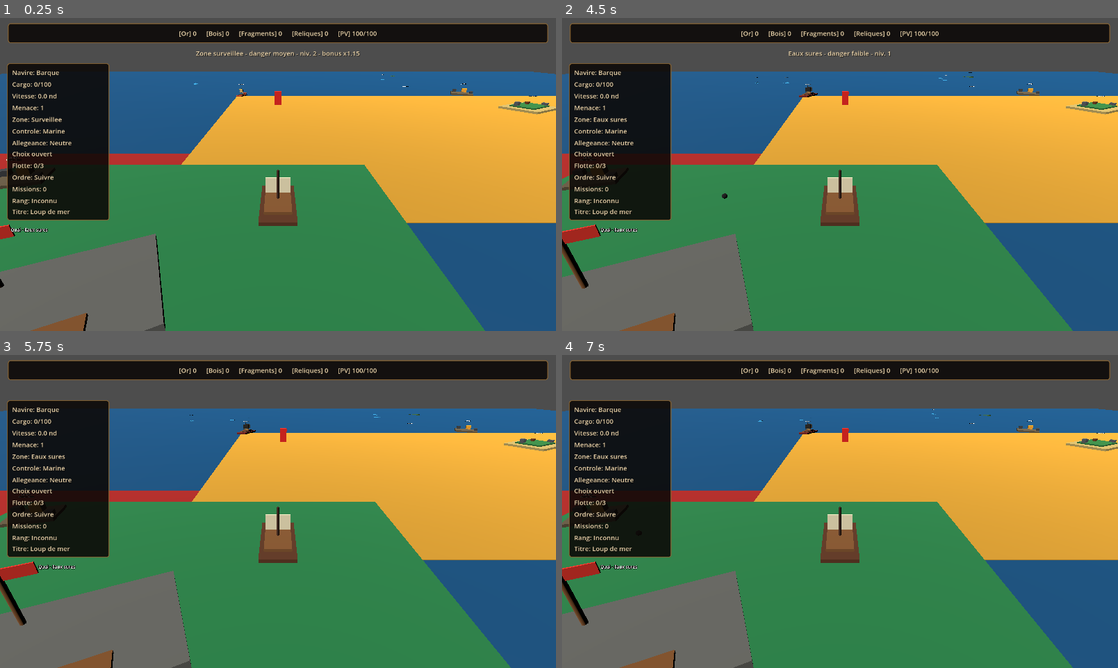
Above: before the commit, frames 1-4 (two rows, left to right).
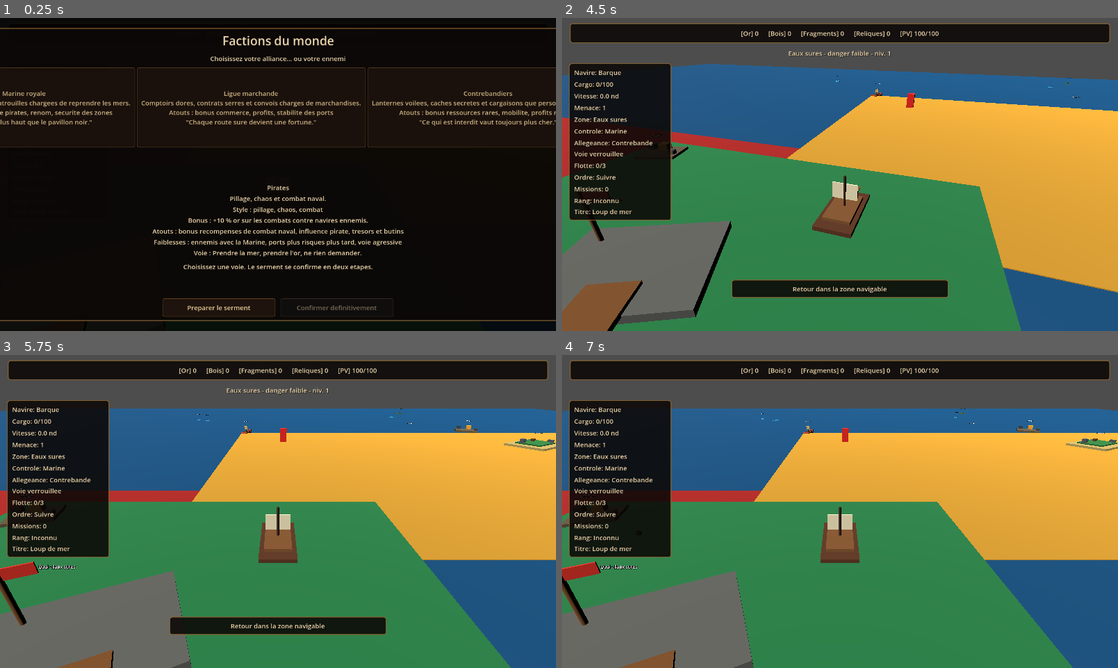
Above: after the commit, the same moments.

Repository: blou132/jeux-pirate
Game: Godot game, scene res://scenes/world/World.tscn
Two runs of this game, one before a commit and one after it. Both use one fixed random seed, a clock stepped at 60 frames per second and the inputs below.
Inputs (mouse positions are in pixels of both pictures, inside the frame that each line leads up to):
- Up to frame 1 (0.25 s): no input
- Up to frame 2 (4.5 s): click (584, 108) at 0.5 s, where only the run after the commit has a clickable "Marine royale Uniformes, disc…"; click (812, 108) at 1.25 s, where only the run after the commit has a clickable "Ligue marchande Comptoirs dor…"; click (1051, 108) at 2 s, where only the run after the commit has a clickable "Contrebandiers Lanternes voil…"; tap Enter at 2.75 s; move the mouse to (962, 158) at 2.77 s; hold D 2.78-3.5 s; tap R at 2.85 s; click (962, 158) at 2.92 s; click (778, 305) at 3.5 s, where only the run after the commit has a clickable "Preparer le serment"; click (901, 305) at 4.25 s, where only the run after the commit has a clickable "Confirmer definitivement"
- Up to frame 3 (5.75 s): drag from (166, 527) to (250, 574) at 5.02 s
- Up to frame 4 (7 s): move the mouse to (895, 442) at 5.77 s; hold D 5.78-6.5 s; hold Q 5.78-6.5 s; tap Space at 6.5 s; drag from (812, 574) to (673, 464) at 6.52 s

The runs differ from the first frame. In frame 1, 88% of the frame differs, in the area x 0-100%, y 0-100%; in frame 2, 23%; in frame 3, 2.7%; in frame 4, 0.2%.

Commit message:
feat: require faction choice before gameplay

Diff:
--- a/scenes/world/World.tscn
+++ b/scenes/world/World.tscn
@@ -18,6 +18,7 @@
 [ext_resource type="Script" path="res://scripts/world/ExplorationSiteSpawner.gd" id="16_exploration_site_spawner"]
 [ext_resource type="Script" path="res://scripts/world/MarineCreatureSpawner.gd" id="17_marine_creature_spawner"]
 [ext_resource type="Script" path="res://scripts/world/MarineCreatureSpawnPoint.gd" id="18_marine_creature_spawn_point"]
+[ext_resource type="PackedScene" path="res://scenes/ui/FactionChoiceScreen.tscn" id="19_faction_choice"]
 
 [sub_resource type="StandardMaterial3D" id="StandardMaterial3D_ocean"]
 albedo_color = Color(0.02, 0.28, 0.45, 1)
@@ -449,3 +450,5 @@
 [node name="PortMenu" parent="." instance=ExtResource("7_port_menu")]
 
 [node name="IslandExplorationMenu" parent="." instance=ExtResource("13_island_menu")]
+
+[node name="FactionChoiceScreen" parent="." instance=ExtResource("19_faction_choice")]
--- a/scripts/world/GameState.gd
+++ b/scripts/world/GameState.gd
@@ -391,6 +391,11 @@
 	return "choix non effectue"
 
 
+func needs_start_faction_choice() -> bool:
+	_ensure_valid_player_faction_state()
+	return player_faction_id == FactionCatalog.FACTION_NEUTRAL and not player_faction_locked
+
+
 func get_player_faction_bonus_summary() -> String:
 	return FactionCatalog.get_player_bonus_summary(_get_active_player_faction_id())
 
--- a/scripts/world/World.gd
+++ b/scripts/world/World.gd
@@ -4,7 +4,11 @@
 @onready var hud: CanvasLayer = $HUD
 @onready var port_menu: CanvasLayer = $PortMenu
 @onready var island_exploration_menu: CanvasLayer = $IslandExplorationMenu
+@onready var faction_choice_screen: CanvasLayer = $FactionChoiceScreen
 @onready var fleet_manager: FleetManager = $FleetManager
+
+var _pause_state_before_start_choice: bool = false
+var _start_choice_blocking_gameplay: bool = false
 
 
 func _enter_tree() -> void:
@@ -27,6 +31,49 @@
 
 	for island in get_tree().get_nodes_in_group("islands"):
 		_connect_island(island)
+
+	_connect_faction_choice_screen()
+	call_deferred("_open_start_faction_choice_if_needed")
+
+
+func _connect_faction_choice_screen() -> void:
+	if faction_choice_screen == null or not faction_choice_screen.has_signal("faction_choice_confirmed"):
+		return
+
+	var callback: Callable = Callable(self, "_on_start_faction_choice_confirmed")
+	if not faction_choice_screen.is_connected("faction_choice_confirmed", callback):
+		faction_choice_screen.connect("faction_choice_confirmed", callback)
+
+
+func _open_start_faction_choice_if_needed() -> void:
+	var game_state: Node = get_node_or_null("/root/GameState")
+	if game_state == null or not game_state.has_method("needs_start_faction_choice"):
+		return
+	if not bool(game_state.call("needs_start_faction_choice")):
+		return
+	if faction_choice_screen == null or not faction_choice_screen.has_method("open"):
+		return
+
+	_set_start_choice_gameplay_blocked(true)
+	faction_choice_screen.call("open")
+
+
+func _on_start_faction_choice_confirmed(_faction_id: String, message: String) -> void:
+	_set_start_choice_gameplay_blocked(false)
+	if hud != null and hud.has_method("show_temporary_context_message"):
+		hud.call("show_temporary_context_message", message, 3.0)
+
+
+func _set_start_choice_gameplay_blocked(blocked: bool) -> void:
+	if blocked == _start_choice_blocking_gameplay:
+		return
+
+	_start_choice_blocking_gameplay = blocked
+	if blocked:
+		_pause_state_before_start_choice = get_tree().paused
+		get_tree().paused = true
+	else:
+		get_tree().paused = _pause_state_before_start_choice
 
 
 func _connect_port(port: Node) -> void:
Not shown: 1 places in scenes/world/World.tscn that only renumber resources
